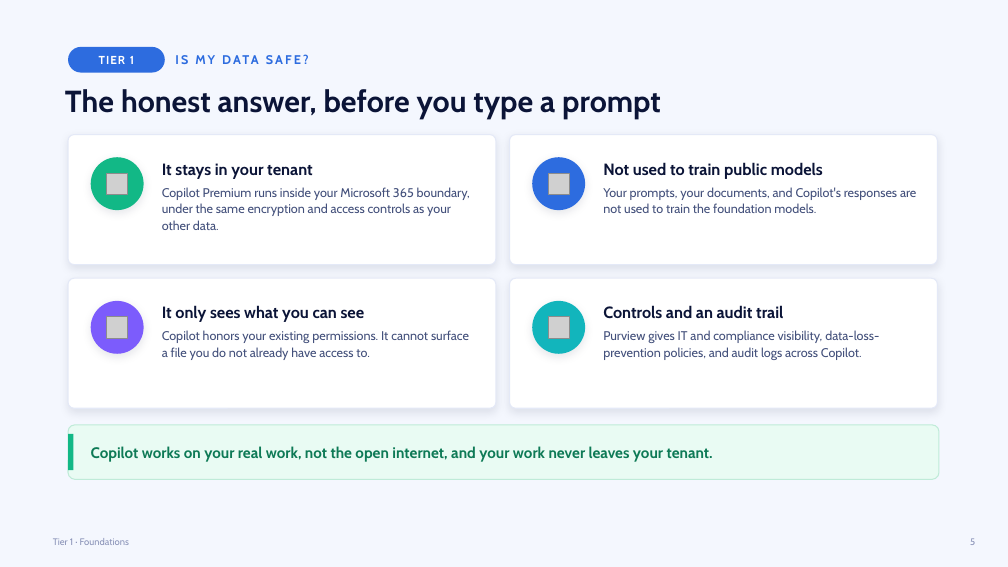
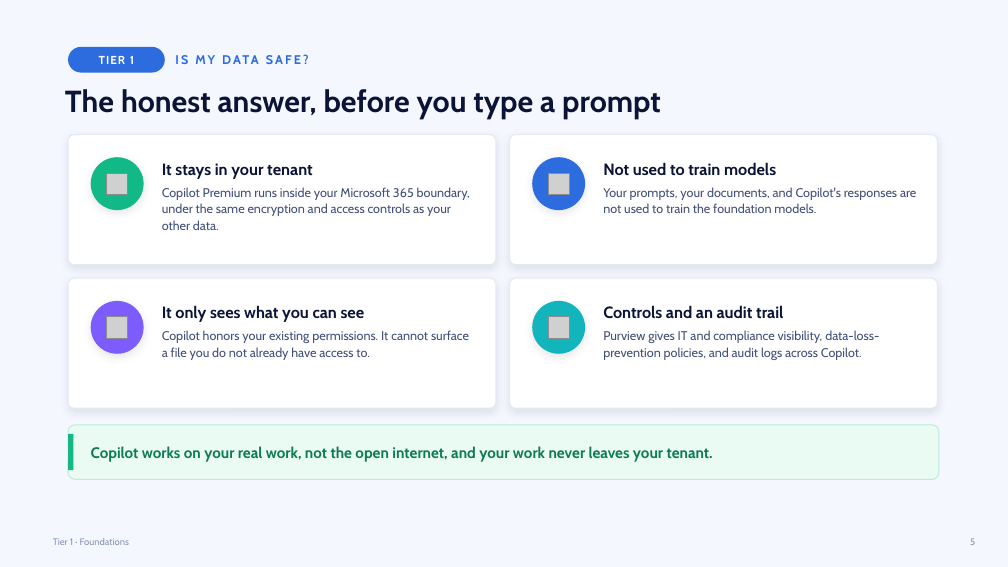
Before and after one commit to heyitsgoad/copilot-playground, a slide deck: slide 6 of education playground/assets/executive copilot playbook/Copilot-Premium-Executive-Training.pptx. Drawn at 1008x567 pixels with LibreOffice and Linux fonts; fonts in the diff are those of the drawing; grey boxes stand for pictures. Boxes give left, top, right and bottom in pixels: in the first picture for what was removed or moved away, otherwise in the second. Text is boxed around its words. In the diff, an @@ line names an element or a change of style, - is before the commit and + after.

```diff
--- a/education playground/assets/executive copilot playbook/Copilot-Premium-Executive-Training.pptx
+++ b/education playground/assets/executive copilot playbook/Copilot-Premium-Executive-Training.pptx
@@ text at box(603, 162, 776, 175): text changed @@
-Not used to train public models
+Not used to train models
```
Also in this commit, not shown: 1 other file.
